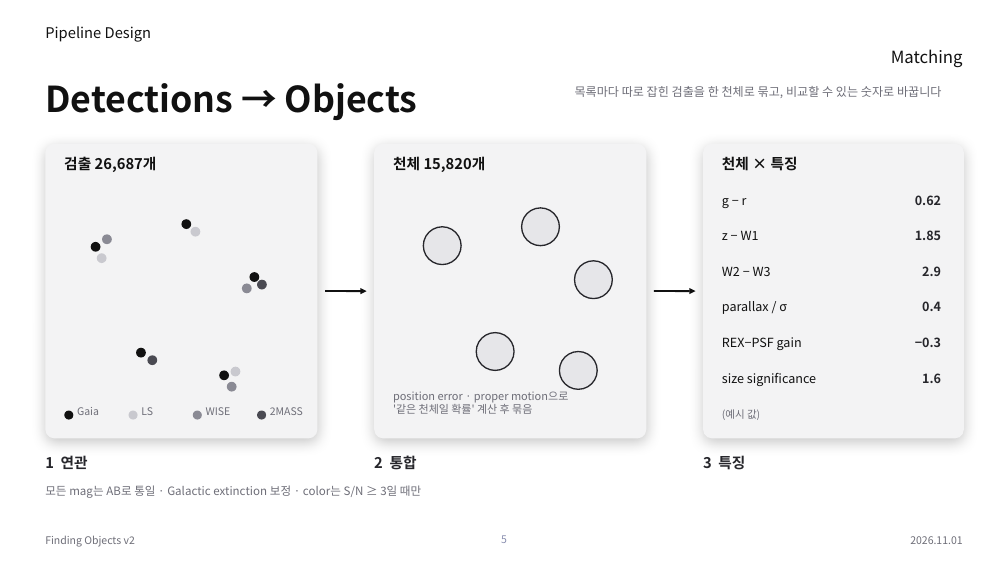
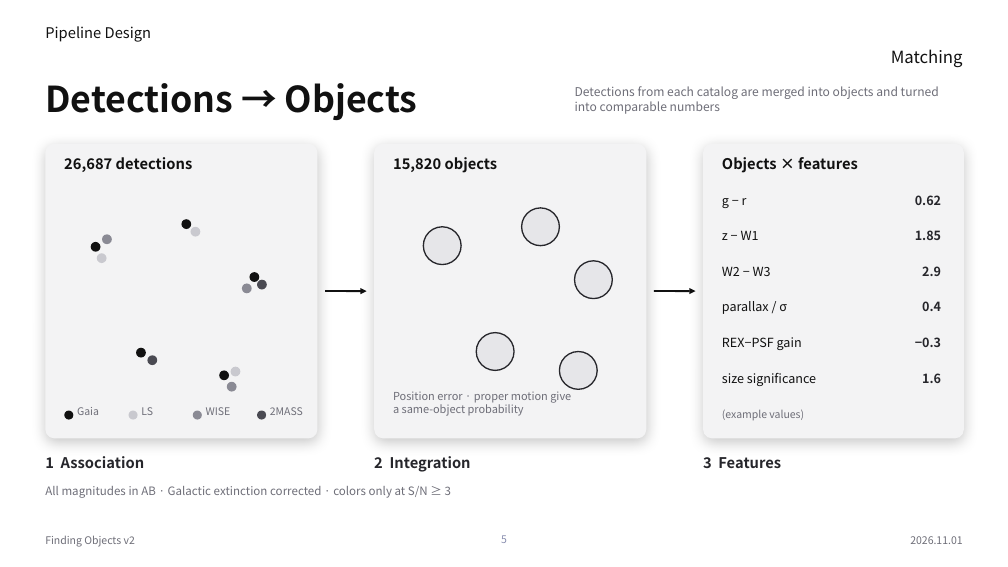
Before and after one commit to Pinchpeach/Finding_objects, a slide deck: slide 5 of v2/document/PIPELINE_STACK_v2.44.0.pptx. Drawn at 1008x567 pixels with LibreOffice and Linux fonts; fonts in the diff are those of the drawing. Boxes give left, top, right and bottom in pixels: in the first picture for what was removed or moved away, otherwise in the second. Text is boxed around its words. In the diff, an @@ line names an element or a change of style, - is before the commit and + after.

```diff
--- a/v2/document/PIPELINE_STACK_v2.44.0.pptx
+++ b/v2/document/PIPELINE_STACK_v2.44.0.pptx
@@ text at box(575, 86, 939, 114): text changed @@
-목록마다 따로 잡힌 검출을 한 천체로 묶고, 비교할 수 있는 숫자로 바꿉니다
+Detections from each catalog are merged into objects and turned into comparable numbers
@@ text at box(64, 157, 193, 172): text changed @@
-검출 26,687개
+26,687 detections
@@ text at box(393, 157, 498, 173): text changed @@
-천체 15,820개
+15,820 objects
@@ text at box(722, 157, 858, 173): text changed @@
-천체 × 특징
+Objects × features
@@ text at box(393, 391, 571, 416): text changed @@
-position error · proper motion으로
-'같은 천체일 확률' 계산 후 묶음
+Position error · proper motion give
+a same-object probability
@@ text at box(722, 409, 804, 420): text changed @@
-(예시 값)
+(example values)
@@ text at box(45, 456, 144, 468): text changed @@
-1 연관
+1 Association
@@ text at box(374, 456, 471, 472): text changed @@
-2 통합
+2 Integration
@@ text at box(703, 457, 781, 468): text changed @@
-3 특징
+3 Features
@@ text at box(45, 486, 451, 498): text changed @@
-모든 mag는 AB로 통일 · Galactic extinction 보정 · color는 S/N ≥ 3일 때만
+All magnitudes in AB · Galactic extinction corrected · colors only at S/N ≥ 3
```
Also in this commit, not shown: 11 other slides changed, 1 other file.
